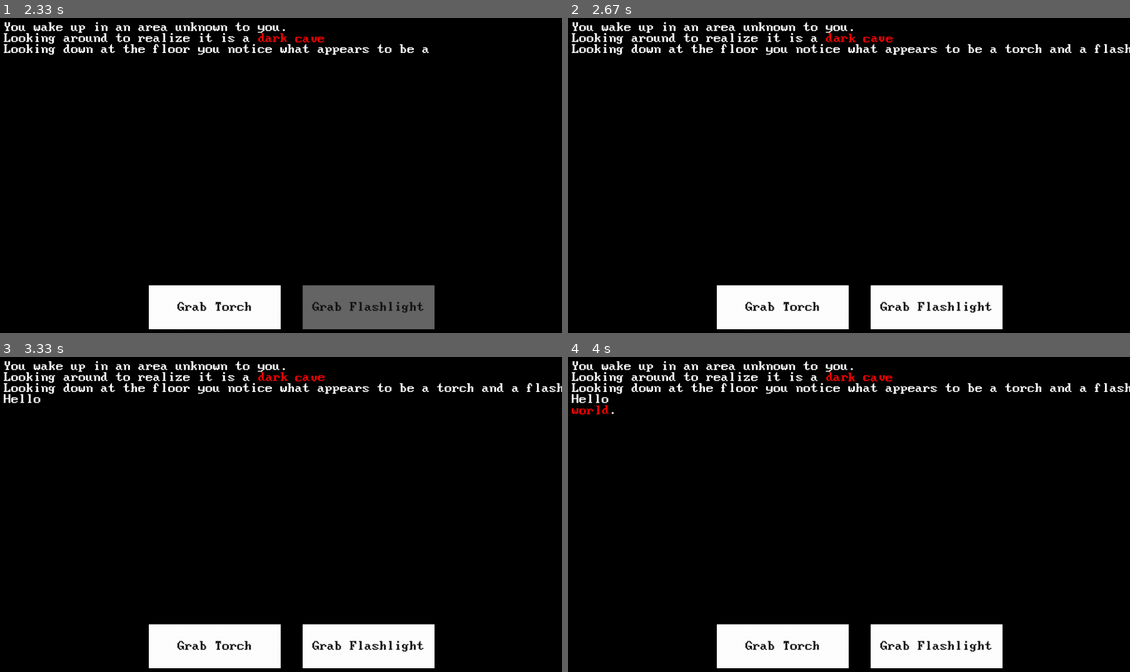
Above: before the commit, frames 1-4 (two rows, left to right).
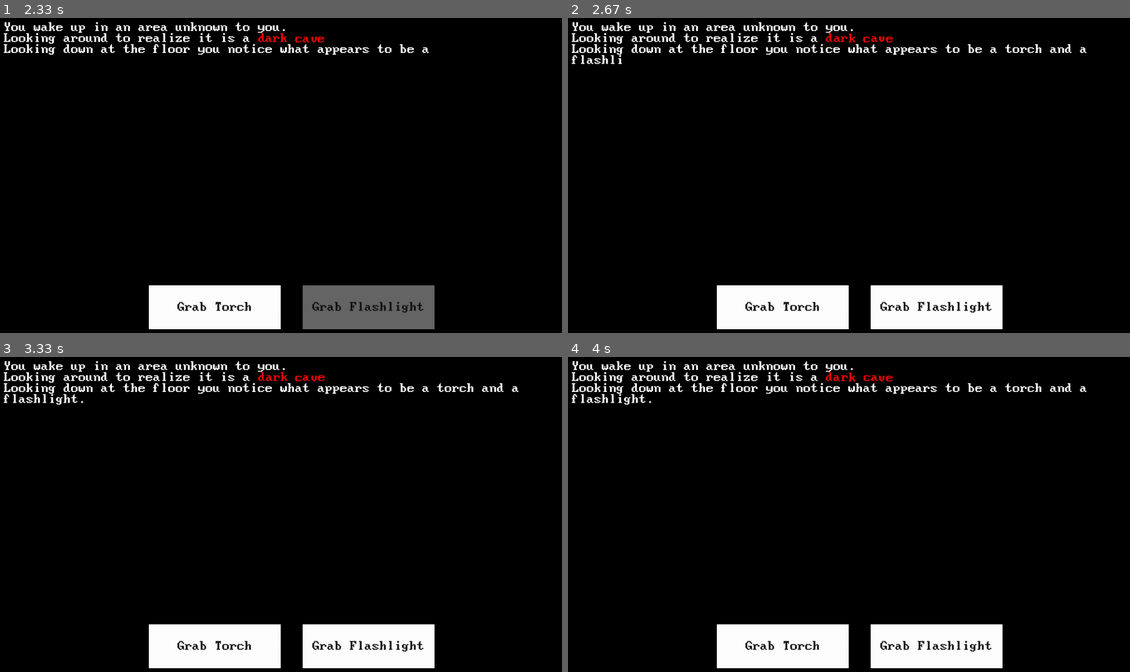
Above: after the commit, the same moments.

Repository: mortalglitch/reflections-cyoa
Game: pygame game, started from main.py
Two runs of this game, one before a commit and one after it. Both use one fixed random seed, a clock stepped at 60 frames per second and the inputs below.
Inputs (mouse positions are in pixels of both pictures, inside the frame that each line leads up to):
- Up to frame 1 (2.33 s): press the mouse at (213, 307) at 0.37 s; move the mouse to (236, 197) at 0.47 s; release the mouse at (258, 87) at 0.6 s; press the mouse at (370, 307) at 1.2 s; move the mouse to (370, 219) at 1.3 s; release the mouse at (370, 131) at 1.43 s; press the mouse at (213, 307) at 1.53 s; move the mouse to (241, 298) at 1.63 s; release the mouse at (264, 292) at 1.77 s; press the mouse at (213, 307) at 1.87 s; move the mouse to (140, 235) at 1.97 s; release the mouse at (73, 166) at 2.1 s; press the mouse at (370, 307) at 2.2 s; move the mouse to (342, 301) at 2.3 s
- Up to frame 2 (2.67 s): release the mouse at (888, 295) at 2.43 s; press the mouse at (781, 307) at 2.53 s; move the mouse to (888, 225) at 2.63 s
- Up to frame 3 (3.33 s): release the mouse at (421, 486) at 2.77 s
- Up to frame 4 (4 s): click (781, 646) at 3.38 s; press the mouse at (938, 646) at 3.7 s; move the mouse to (843, 631) at 3.8 s; release the mouse at (753, 615) at 3.93 s

Frame 1 is identical in both runs. In frame 2, 0.2% of the frame differs, in the area x 0-100%, y 8-15%; in frame 3, 0.3%; in frame 4, 0.5%, in the area x 0-100%, y 4-19%.

Commit message:
Got most sections into functionality. Few small bugs still to be worked out

Diff:
--- a/main.py
+++ b/main.py
@@ -1,8 +1,7 @@
 import pygame
-import pmtext.para
-import pmtext.util_pygame
 import random
 import math
+import sys
 
 from src.button import Button
 from src.fancy_text import FancyText
@@ -42,12 +41,17 @@
     dt = 0
 
     # NOTE Line length greater than 70 should newline
+    # NOTE: max button length 18
 
     # newFancyText = FancyText(FONT, screen, test_section, objects)
 
     story_sections = story_parser(STORY)
     newFancyText = FancyText(
-        FONT, screen, story_sections[current_section].text_block, objects
+        FONT,
+        screen,
+        story_sections[current_section].text_block,
+        objects,
+        current_section,
     )
     generate_buttons(
         story_sections[current_section].choices,
@@ -64,7 +68,7 @@
         # Draw a black background
         screen.fill("black")
         for object in objects:
-            object.process()
+            object.process(current_section, objects)
 
         # Update the window
         pygame.display.flip()
@@ -107,31 +111,54 @@
     new_index = 0
     for index, item in enumerate(story_sections):
         if item.title == current_choice:
-            print(f"Title matched {current_choice}")
+            # print(f"Title matched {current_choice}")
             new_index = index
     current_section = new_index
     newFancyText = FancyText(
-        FONT, screen, story_sections[current_section].text_block, objects
+        FONT,
+        screen,
+        story_sections[current_section].text_block,
+        objects,
+        current_section,
     )
     if clicked:
-        generate_buttons(
-            story_sections[current_section].choices,
-            current_buttons,
-            objects,
-            pygFont,
-            screen,
-            newFancyText,
-        )
+        if story_sections[current_section].is_end:
+            if current_buttons is not None and clicked:
+                for button in current_buttons:
+                    if button in objects:
+                        objects.remove(button)
+                    current_buttons.remove(button)
+            newButton = Button(
+                SCREEN_WIDTH / 2 - 150,
+                SCREEN_HEIGHT - 110,
+                300,
+                100,
+                pygFont,
+                screen,
+                objects,
+                newFancyText,
+                current_section,
+                True,
+                "End",
+                close_game,
+                "End",
+            )
+        else:
+            generate_buttons(
+                story_sections[current_section].choices,
+                current_buttons,
+                objects,
+                pygFont,
+                screen,
+                newFancyText,
+            )
         clicked = False
 
 
 def generate_buttons(choices, current_buttons, objects, pygFont, screen, newFancyText):
     global clicked
-    if current_buttons != None and clicked:
+    if current_buttons is not None and clicked:
         for button in current_buttons:
-            print("DEBUG")
-            print(f"Current Checked Button: {button}")
-            print(f"Objects currently : {objects}")
             objects.remove(button)
             current_buttons.remove(button)
     offset = -300
@@ -145,6 +172,7 @@
             screen,
             objects,
             newFancyText,
+            current_section,
             True,
             choice[0],
             progess_story,
@@ -154,5 +182,12 @@
         current_buttons.append(newButton)
 
 
+def close_game(x, y):
+    # X and Y serve no purpose aside from receiving the default call from the button. This will need to be refactored out.
+    pygame.display.quit()
+    pygame.quit()
+    sys.exit()
+
+
 if __name__ == "__main__":
     main()
--- a/src/button.py
+++ b/src/button.py
@@ -14,6 +14,7 @@
         screen,
         objects,
         current_text,
+        current_index,
         onePress=False,
         buttonText="Button",
         onclickFunction=None,
@@ -29,6 +30,7 @@
         self.screen = screen
         self.objects = objects
         self.current_text = current_text
+        self.current_index = current_index
 
         self.fillColors = {
             "normal": "#ffffff",
@@ -48,30 +50,34 @@
     def __repr__(self):
         return f"Button Object {self.current_text} with dataChoice {self.dataChoice}"
 
-    def process(self):
-        mousePos = pygame.mouse.get_pos()
-        self.buttonSurface.fill(self.fillColors["normal"])
-        if self.buttonRect.collidepoint(mousePos):
-            self.buttonSurface.fill(self.fillColors["hover"])
-            for event in pygame.event.get():
-                if pygame.mouse.get_pressed(num_buttons=3)[0]:
-                    self.buttonSurface.fill(self.fillColors["pressed"])
+    def process(self, current_index, objects):
+        if self.current_index != current_index:
+            objects.remove(self)
+        else:
+            mousePos = pygame.mouse.get_pos()
+            self.buttonSurface.fill(self.fillColors["normal"])
+            if self.buttonRect.collidepoint(mousePos):
+                self.buttonSurface.fill(self.fillColors["hover"])
+                for event in pygame.event.get():
+                    # if pygame.mouse.get_pressed(num_buttons=3)[0]:
+                    if event.type == pygame.MOUSEBUTTONDOWN:
+                        self.buttonSurface.fill(self.fillColors["pressed"])
 
-                    if self.onePress:
-                        self.onclickFunction(self.dataChoice, self.current_text)
+                        if self.onePress:
+                            self.onclickFunction(self.dataChoice, self.current_text)
 
-                    elif not self.alreadyPressed:
-                        self.onclickFunction(self.dataChoice, self.current_text)
-                        self.alreadyPressed = True
+                        elif not self.alreadyPressed:
+                            self.onclickFunction(self.dataChoice, self.current_text)
+                            self.alreadyPressed = True
 
-                else:
-                    self.alreadyPressed = False
+                    else:
+                        self.alreadyPressed = False
 
-        self.buttonSurface.blit(
-            self.buttonSurf,
-            [
-                self.buttonRect.width / 2 - self.buttonSurf.get_rect().width / 2,
-                self.buttonRect.height / 2 - self.buttonSurf.get_rect().height / 2,
-            ],
-        )
-        self.screen.blit(self.buttonSurface, self.buttonRect)
+            self.buttonSurface.blit(
+                self.buttonSurf,
+                [
+                    self.buttonRect.width / 2 - self.buttonSurf.get_rect().width / 2,
+                    self.buttonRect.height / 2 - self.buttonSurf.get_rect().height / 2,
+                ],
+            )
+            self.screen.blit(self.buttonSurface, self.buttonRect)
--- a/src/fancy_text.py
+++ b/src/fancy_text.py
@@ -6,10 +6,11 @@
 
 
 class FancyText:
-    def __init__(self, font, screen, textSection, objects):
+    def __init__(self, font, screen, textSection, objects, current_index):
         self.font = font
         self.screen = screen
         self.textSection = textSection
+        self.current_index = current_index
 
         # pmtext init
         pmfont = pmtext.util_pygame.TTF(font, 25)
@@ -21,7 +22,11 @@
         # Loop over textSection
         for line in textSection:
             lineSplit = line.split()
+            line_length = 0
             for word in lineSplit:
+                if line_length + len(word) > 70:
+                    t.newline()
+                    line_length = 0
                 if word.startswith("[#c"):
                     new_color_raw = word[4:-2]
                     new_color_split = new_color_raw.split(",")
@@ -39,32 +44,24 @@
                     t.newline()
                 else:
                     t.string(word + " ")
+                    line_length += len(word) + 1
+
             t.newline()
 
-        # parse through each line
-        # look through each line and pull out specialized commands
-
-        t.color(255, 255, 255)
-        t.string("Hello ")
-        t.newline()
-        t.wait(50)
-        t.color(255, 0, 0)
-        t.shake(jitter)
-        t.string("world")
-        t.shake(None)
-        t.color(255, 255, 255)
-        t.string(".")
         self.processedText = t
         objects.append(self)
 
-    def process(self):
+    def process(self, current_index, objects):
         # Draw Typewriter
-        self.processedText.pulse()
-        self.processedText.draw(self.screen, 10, 10)
+        if self.current_index != current_index:
+            objects.remove(self)
+        else:
+            self.processedText.pulse()
+            self.processedText.draw(self.screen, 10, 10)
 
 
 def jitter(char_index):
-    """Angry text motion."""
+    """Shaky text motion."""
     x = random.randint(0, 1)
     y = random.randint(0, 1)
     return x, y
